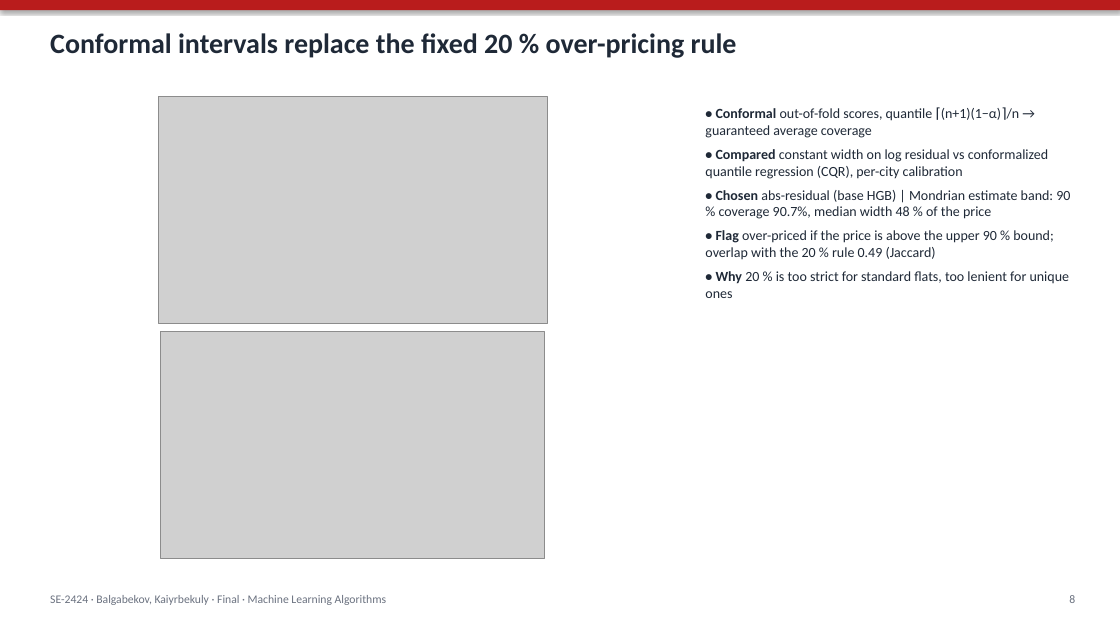
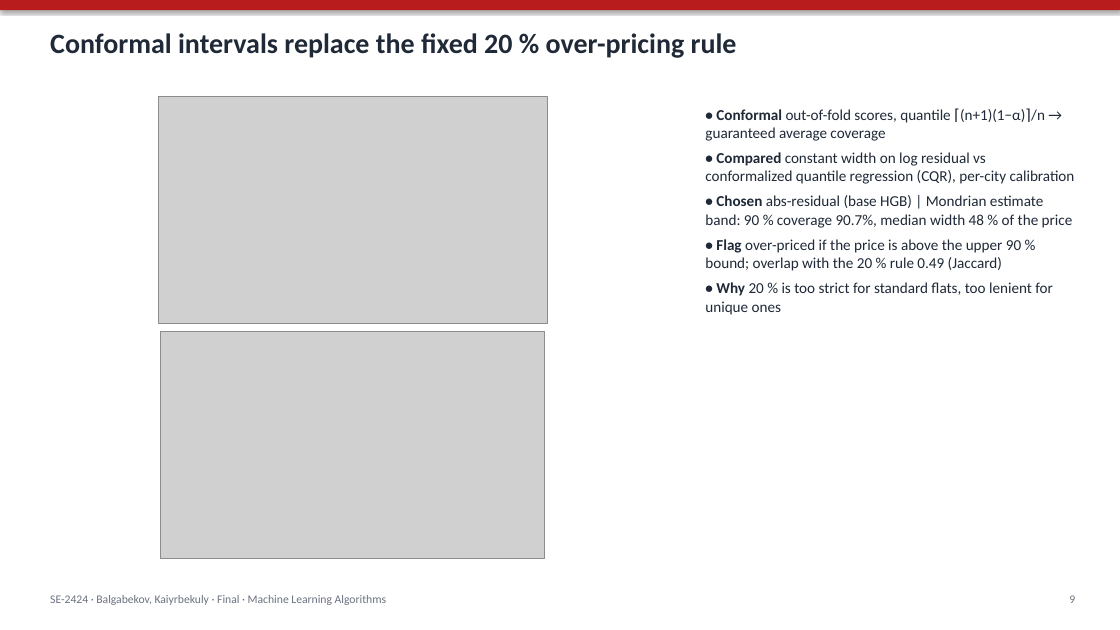
Before and after one commit to Newterios/mla_midtem, a slide deck: slide 9 of slides/Final_SE-2424_slides.pptx (slide 8 before the commit). Drawn at 1120x630 pixels with LibreOffice and Linux fonts; fonts in the diff are those of the drawing; grey boxes stand for pictures. Boxes give left, top, right and bottom in pixels: in the first picture for what was removed or moved away, otherwise in the second. Text is boxed around its words. In the diff, an @@ line names an element or a change of style, - is before the commit and + after.

```diff
--- a/slides/Final_SE-2424_slides.pptx
+++ b/slides/Final_SE-2424_slides.pptx
@@ text "• Conformal out-of-fold scores, quantile ..." at (x1=705, y1=109, x2=1075, y2=315): size 12 to 13 pt @@
```
Also in this commit, not shown: 13 other slides changed, 3 slides added, 6 other files.
